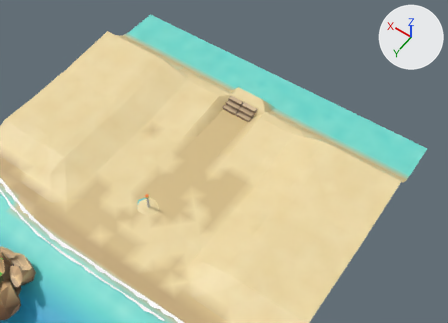
What one commit did to the glTF model creator-build-project/assets/bundles/region_coast/models/coast_terrain.glb.
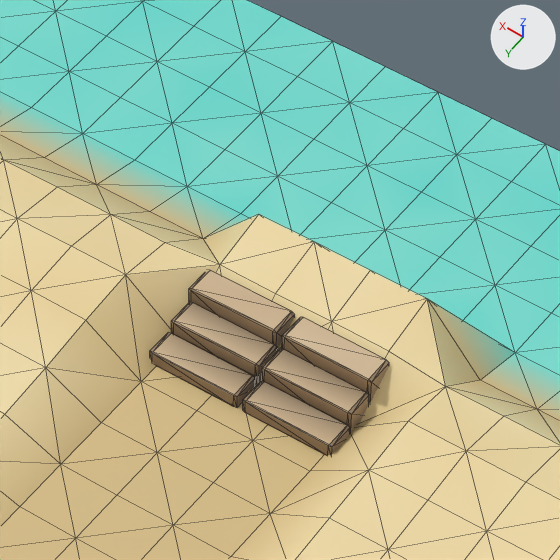
Each version is shown from a camera (50 mm lens) standing at (-18.9, 17.16, 37.26) and looking at (-0.89, -8.05, -2.36), then close up on the part from 45% to 63% of the width and 17% to 43% of the height. Arrows for +X, +Y and +Z are at upper right; the lights stay in place. The last two pictures show the newer version. The close-ups show mesh edges as thin lines. Vertices at exactly the same position are counted once.

The older version as bpy lines, for what is in view:
```python
me_arrival_steps = bpy.data.meshes.new('arrival_steps')
me_arrival_steps.from_pydata(...)  # 144 vertices, 264 faces; spans x -1.3..1.31, y -12.1..-10.9, z 0.0..0.61
me_arrival_steps.materials.append(mat_defaultmaterial)
me_terrain = bpy.data.meshes.new('terrain')
me_terrain.from_pydata(...)  # 1512 vertices, 2870 faces; spans x -14.0..14.0, y -17.0..15.8, z -1.4..1.6
me_terrain.materials.append(mat_defaultmaterial_008)
ob_arrival_steps = bpy.data.objects.new('arrival_steps', me_arrival_steps)
ob_arrival_steps.location = (0.0, 0.0, 0.0)
ob_terrain = bpy.data.objects.new('terrain', me_terrain)
ob_terrain.location = (0.0, 0.0, 0.0)
```
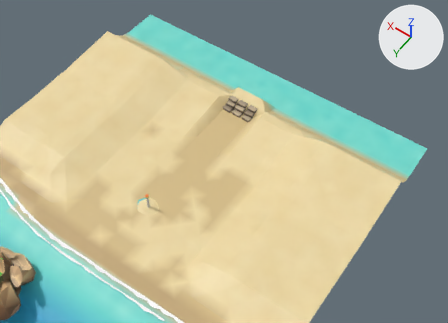
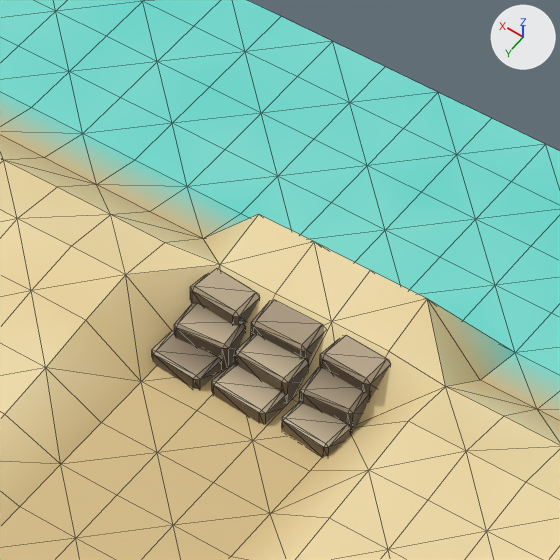
The change, as a diff of the scene's bpy script:
```diff
--- a/creator-build-project/assets/bundles/region_coast/models/coast_terrain.glb.py
+++ b/creator-build-project/assets/bundles/region_coast/models/coast_terrain.glb.py
@@ me_arrival_steps @@
 # used by ob_arrival_steps; location = (0.0, 0.0, 0.0)
-me_arrival_steps.from_pydata(...)  # 144 vertices, 264 faces; spans x -1.3..1.31, y -12.1..-10.9, z 0.0..0.61
+me_arrival_steps.from_pydata(...)  # 216 vertices, 396 faces; spans x -1.3..1.32, y -12.2..-10.86, z -0.1..0.61
+# me_arrival_steps part 1: the loose piece of 24 vertices spanning x -1.29..-0.03, y -12.1..-11.7, z 0.0..0.61 is rebuilt with 24 vertices and now spans x -1.29..-0.54, y -12.19..-11.67, z -0.09..0.6
+# me_arrival_steps part 2: the loose piece of 24 vertices spanning x -1.3..-0.04, y -11.3..-10.9, z 0.0..0.2 is rebuilt with 24 vertices and now spans x -1.3..-0.56, y -11.4..-10.86, z -0.04..0.2
+# me_arrival_steps part 3: the loose piece of 24 vertices spanning x 0.01..1.27, y -11.7..-11.3, z 0.0..0.4 is rebuilt with 24 vertices and now spans x 0.48..1.25, y -11.79..-11.27, z -0.09..0.4
+# me_arrival_steps part 4: the loose piece of 24 vertices spanning x -1.29..-0.03, y -11.7..-11.3, z 0.0..0.4 is rebuilt with 24 vertices and now spans x -1.29..-0.55, y -11.79..-11.27, z -0.07..0.4
+# me_arrival_steps part 5: the loose piece of 24 vertices spanning x 0.05..1.31, y -12.1..-11.7, z 0.0..0.61 is rebuilt with 24 vertices and now spans x 0.55..1.32, y -12.2..-11.66, z -0.07..0.61
+# me_arrival_steps part 6: the loose piece of 24 vertices spanning x 0.04..1.3, y -11.3..-10.9, z 0.0..0.2 is rebuilt with 24 vertices and now spans x 0.54..1.31, y -11.39..-10.87, z -0.05..0.19
+# me_arrival_steps part 7: a new loose piece of 24 vertices spanning x -0.38..0.43, y -12.17..-11.69, z -0.1..0.6, in mat_defaultmaterial
+# me_arrival_steps part 8: a new loose piece of 24 vertices spanning x -0.43..0.39, y -11.8..-11.26, z -0.01..0.41, in mat_defaultmaterial
+# me_arrival_steps part 9: a new loose piece of 24 vertices spanning x -0.4..0.44, y -11.39..-10.87, z -0.08..0.2, in mat_defaultmaterial
 me_arrival_steps.materials.append(mat_defaultmaterial)
```

What differs and where, as boxes [x1, y1, x2, y2] in the close-ups (560 x 560 px):
'arrival_steps', reshaped: before [150, 270, 389, 455]; after [152, 268, 391, 457]
part 1 of me_arrival_steps, rebuilt (33% narrower, 21% shorter): before [282, 317, 389, 402]; after [320, 335, 391, 402]
part 2 of me_arrival_steps, rebuilt (35% narrower, 25% shorter): before [243, 381, 350, 455]; after [282, 402, 351, 457]
part 3 of me_arrival_steps, rebuilt (32% narrower, 21% shorter): before [171, 302, 277, 386]; after [174, 303, 246, 369]
part 4 of me_arrival_steps, rebuilt (35% narrower, 26% shorter): before [262, 348, 369, 433]; after [299, 368, 368, 431]
part 5 of me_arrival_steps, rebuilt: before [189, 270, 295, 350]; after [190, 268, 260, 326]
part 6 of me_arrival_steps, rebuilt (34% narrower, 21% shorter): before [150, 332, 256, 407]; after [152, 330, 222, 389]
part 7 of me_arrival_steps, added (beige): after [251, 300, 324, 361]
part 8 of me_arrival_steps, added (beige): after [235, 335, 309, 403]
part 9 of me_arrival_steps, added (beige): after [212, 362, 287, 424]
